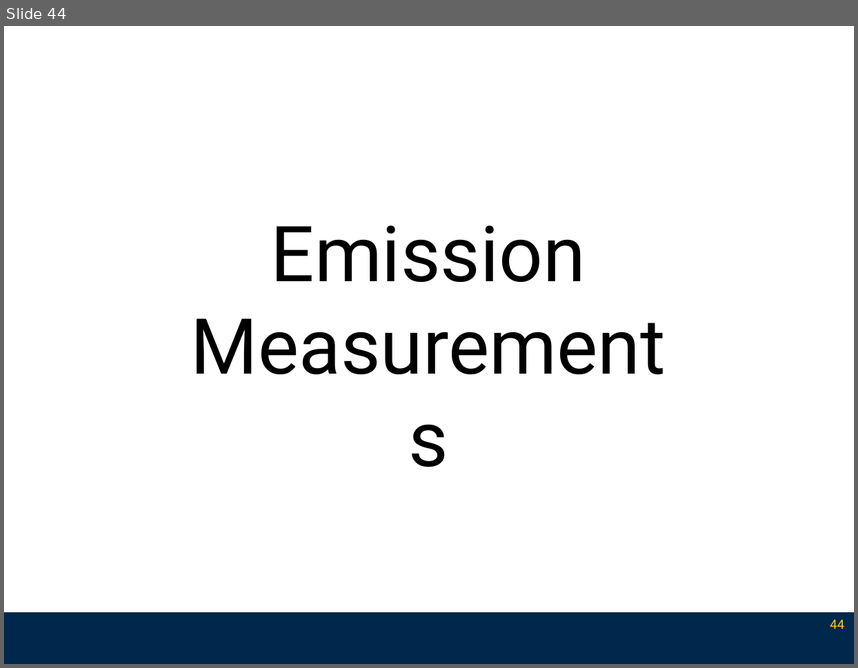
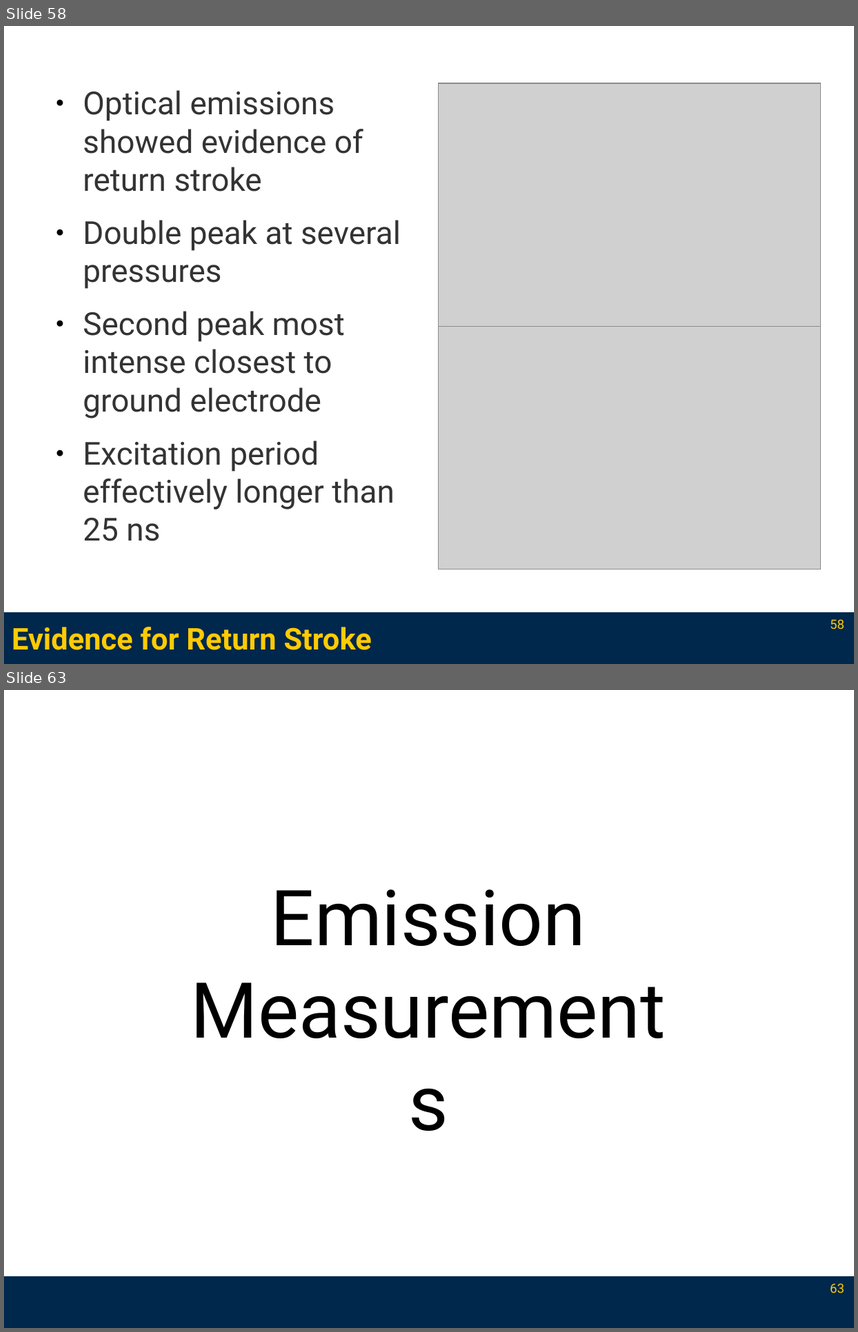
Before and after one commit to l3enny/dissertation, a slide deck: defense/presentation_annotated.odp. Shown one above the other, each under a label of ours: slide 44 before the commit, slides 58 and 63 after it; the slides between them are not shown. The pictures are 858x668 and 858x1332 pixels, drawn with LibreOffice and Linux fonts; fonts in the diff are those of the drawing; grey boxes stand for pictures. Boxes give left, top, right and bottom in pixels: in the first picture for what was removed or moved away, otherwise in the second. Text is boxed around its words. In the diff, an @@ line names an element or a change of style, - is before the commit and + after.

```diff
--- a/defense/presentation_annotated.odp
+++ b/defense/presentation_annotated.odp
@@ slide 58 added at (x1=4, y1=26, x2=854, y2=664), background #FFFFFF; not listed: 1 template element that a slide beside it also shows @@
@@ picture added at (x1=438, y1=83, x2=821, y2=326) @@
@@ text added at (x1=83, y1=90, x2=401, y2=541), 29.6 pt, text #333333 @@
+● Optical emissions showed evidence of return stroke
+● Double peak at several pressures
+● Second peak most intense closest to ground electrode
+● Excitation period effectively longer than 25 ns
@@ picture added at (x1=438, y1=326, x2=821, y2=569) @@
@@ page number added at (x1=830, y1=619, x2=844, y2=629), 12 pt, text #FFCB05 @@
+58
@@ title added at (x1=12, y1=627, x2=372, y2=650), 28 pt, text #FFCB05, bold @@
+Evidence for Return Stroke
@@ what was slide 44 is now slide 63 @@
@@ page number at (x1=830, y1=1283, x2=844, y2=1294): text changed @@
-44
+63
```
Also in this commit, not shown: 1 slide changed, 22 other slides added, 4 slides removed, 20 other files.
